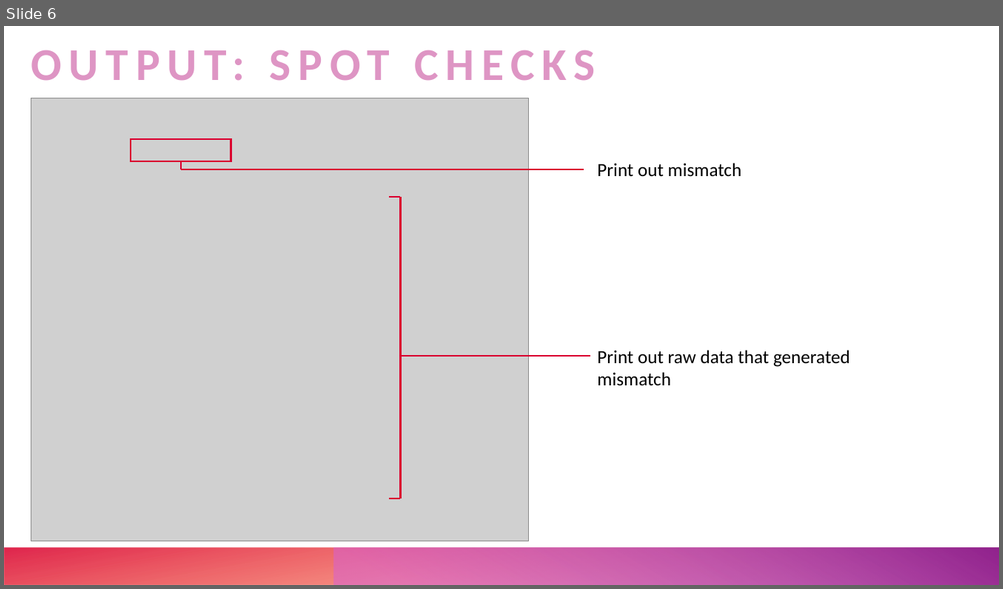
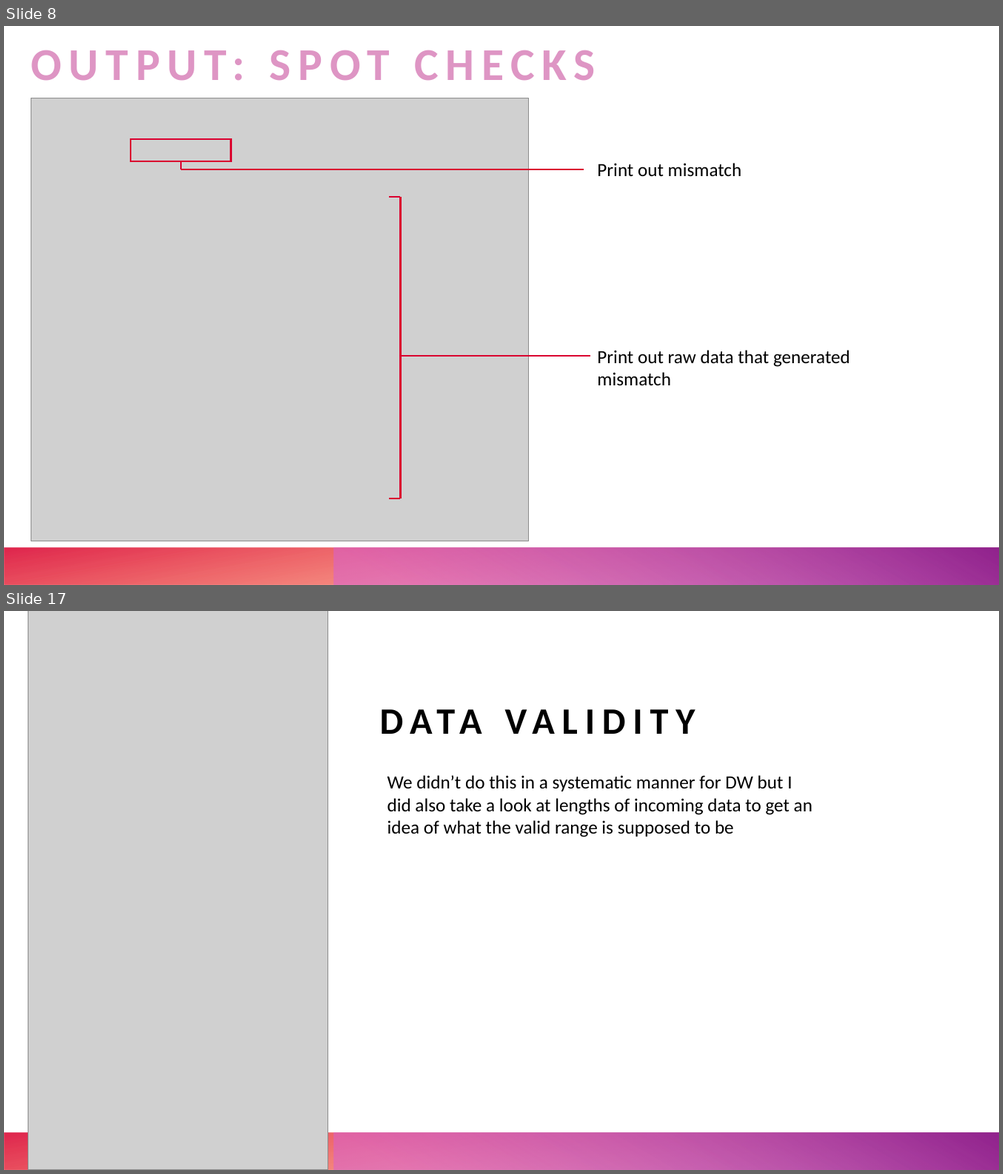
Before and after one commit to UTHealthCHCD-TACC/uthealth-dw, a slide deck: greenplum/datawarehouse/documentation/data-warehouse-QA-summary.pptx. Shown one above the other, each under a label of ours: slide 6 before the commit, slides 8 and 17 after it; the slides between them are not shown. The pictures are 1003x589 and 1003x1174 pixels, drawn with LibreOffice and Linux fonts; fonts in the diff are those of the drawing; grey boxes stand for pictures. Boxes give left, top, right and bottom in pixels: in the first picture for what was removed or moved away, otherwise in the second. Text is boxed around its words. In the diff, an @@ line names an element or a change of style, - is before the commit and + after.

```diff
--- a/greenplum/datawarehouse/documentation/data-warehouse-QA-summary.pptx
+++ b/greenplum/datawarehouse/documentation/data-warehouse-QA-summary.pptx
@@ slide 17 added at bbox=[4, 611, 999, 1170], background #FFFFFF; not listed: 2 template elements that a slide beside it also shows @@
@@ picture added at bbox=[28, 611, 328, 1170] @@
@@ title added at bbox=[380, 641, 943, 741], 36 pt, text #000000, bold @@
+DATA VALIDITY
@@ text added at bbox=[387, 775, 812, 837], 18 pt, text #000000 @@
+We didn’t do this in a systematic manner for DW but I did also take a look at lengths of incoming data to get an idea of what the valid range is supposed to be
@@ what was slide 6 is now slide 8 @@
```
Also in this commit, not shown: 6 slides changed, 7 other slides added, 3 slides removed, 6 other files.
